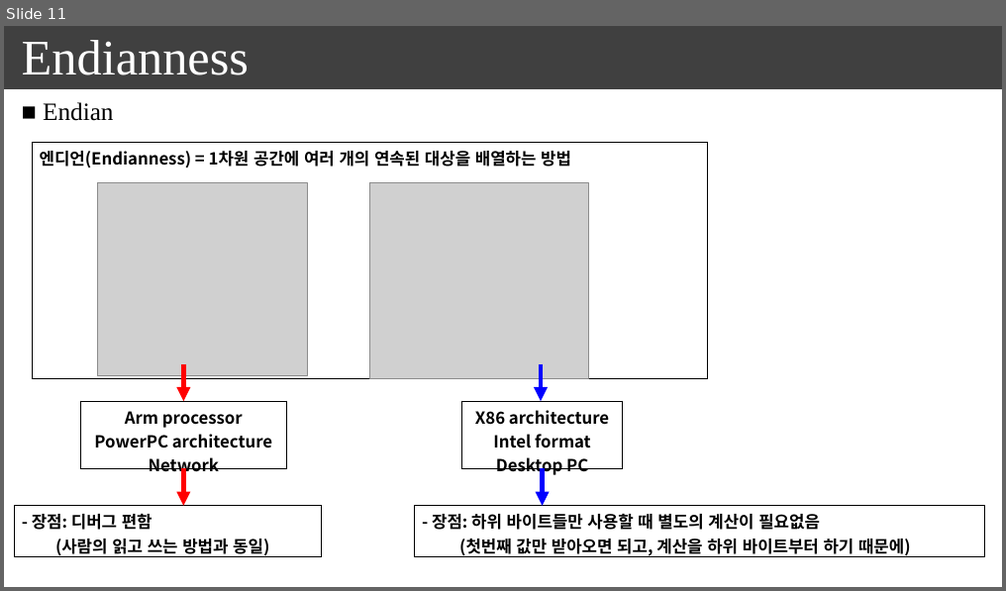
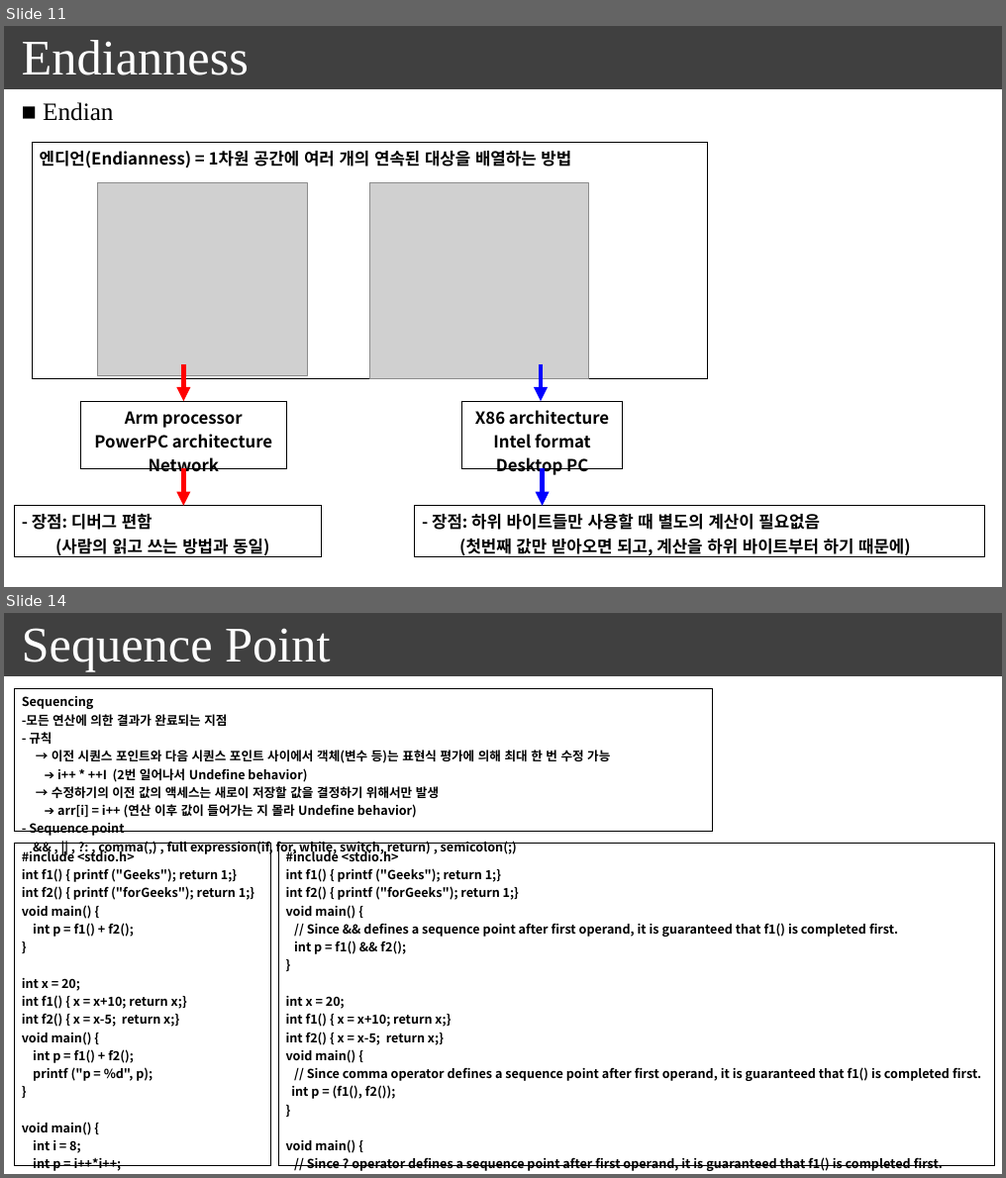
Before and after one commit to seonghokim/Study, a slide deck: everything in c.pptx. Shown one above the other, each under a label of ours: slide 11 before the commit, slides 11 and 14 after it; the slides between them are not shown. The pictures are 1006x591 and 1006x1178 pixels, drawn with LibreOffice and Linux fonts; fonts in the diff are those of the drawing; grey boxes stand for pictures. Boxes give left, top, right and bottom in pixels: in the first picture for what was removed or moved away, otherwise in the second. Text is boxed around its words. In the diff, an @@ line names an element or a change of style, - is before the commit and + after.

```diff
--- a/everything in c.pptx
+++ b/everything in c.pptx
@@ slide 14 added at [4, 613, 1002, 1174], background #FFFFFF; not listed: 1 template element that a slide beside it also shows @@
@@ text added at [22, 628, 330, 671], 48 pt, text #FFFFFF @@
+Sequence Point
@@ table added at [15, 688, 713, 860], 1 rows, 1 columns @@
+Sequencing / -모든 연산에 의한 결과가 완료되는 지점 / - 규칙 / → 이전 시퀀스 포인트와 다음 시퀀스 포인트 사이에서 객체(변수 등)는 표현식 평가에 의해 최대 한 번 수정 가능 / ➔ i++ * ++I (2번 일어나서 Undefine behavior) / → 수정하기의 이전 값의 액세스는 새로이 저장할 값을 결정하기 위해서만 발생 / ➔ arr[i] = i++ (연산 이후 값이 들어가는 지 몰라 Undefine behavior) / - Sequence point / && , || , ?: , comma(,) , full expression(if, for, while, switch, return) , semicolon(;)
@@ table added at [15, 844, 271, 1174], 1 rows, 1 columns @@
+#include <stdio.h> / int f1() { printf ("Geeks"); return 1;} / int f2() { printf ("forGeeks"); return 1;} / void main() { / int p = f1() + f2(); / } / int x = 20; / int f1() { x = x+10; return x;} / int f2() { x = x-5; return x;} / void main() { / int p = f1() + f2(); / printf ("p = %d", p); / } / void main() { / int i = 8; / int p = i++*i++; / printf("%d\n", p); / }
@@ table added at [278, 844, 994, 1174], 1 rows, 1 columns @@
+#include <stdio.h> / int f1() { printf ("Geeks"); return 1;} / int f2() { printf ("forGeeks"); return 1;} / void main() { / // Since && defines a sequence point after first operand, it is guaranteed that f1() is completed first. / int p = f1() && f2(); / } / int x = 20; / int f1() { x = x+10; return x;} / int f2() { x = x-5; return x;} / void main() { / // Since comma operator defines a sequence point after first operand, it is guaranteed that f1() is completed first. / int p = (f1(), f2()); / } / void main() { / // Since ? operator defines a sequence point after first operand, it is guaranteed that f1() is completed first. / int p = f1()? f2(): 3; / }
```
Also in this commit, not shown: 7 slides changed, 6 other slides added, 1 slide removed.
